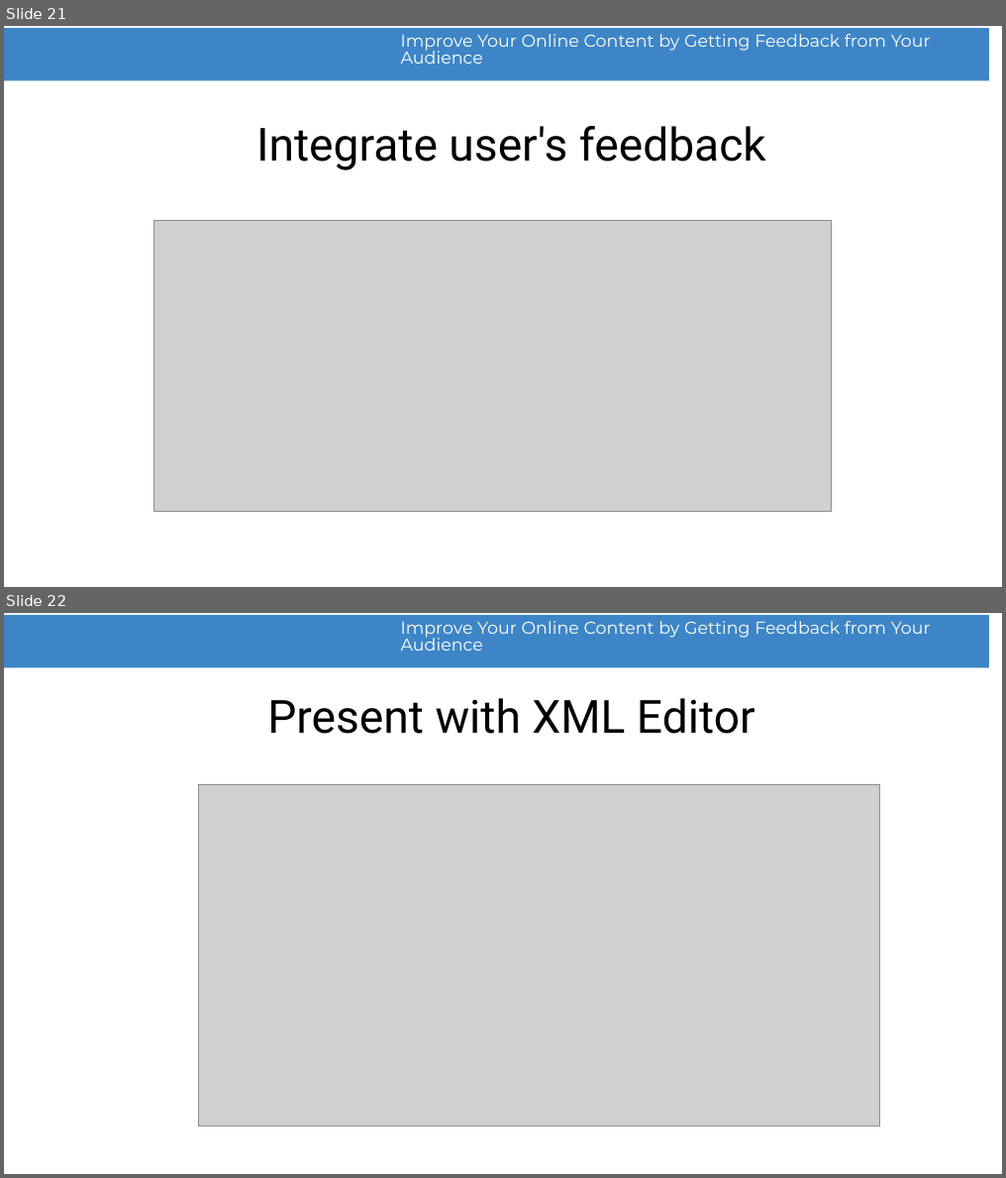
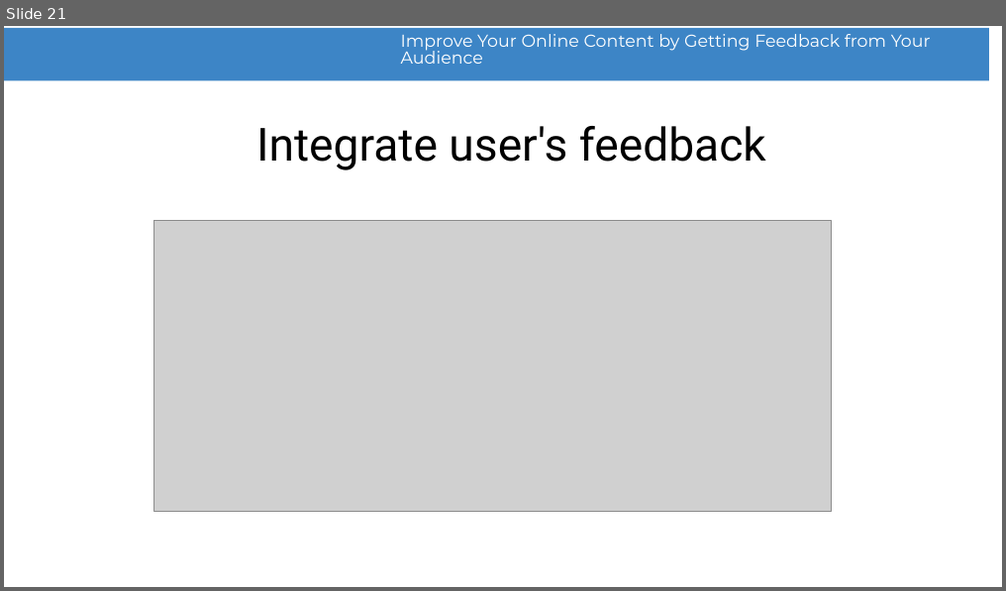
Before and after one commit to radu-pisoi/feedback-presentation, a slide deck: presentation/feedback-demo.odp. Shown one above the other, each under a label of ours: slides 21 and 22 before the commit, slide 21 after it. The pictures are 1006x1178 and 1006x591 pixels, drawn with LibreOffice and Linux fonts; fonts in the diff are those of the drawing; grey boxes stand for pictures; background and template pictures are left out. Boxes give left, top, right and bottom in pixels: in the first picture for what was removed or moved away, otherwise in the second. Text is boxed around its words. In the diff, an @@ line names an element or a change of style, - is before the commit and + after.

```diff
--- a/presentation/feedback-demo.odp
+++ b/presentation/feedback-demo.odp
@@ slide 22 removed at box(4, 613, 1002, 1174), background #FFFFFF; not listed: 2 template elements that a slide beside it also shows @@
@@ title removed at box(267, 698, 755, 734) @@
-Present with XML Editor
@@ picture removed at box(199, 785, 880, 1127) @@
```
Also in this commit, not shown: 1 slide changed, 4 slides added, 3 other slides removed.
